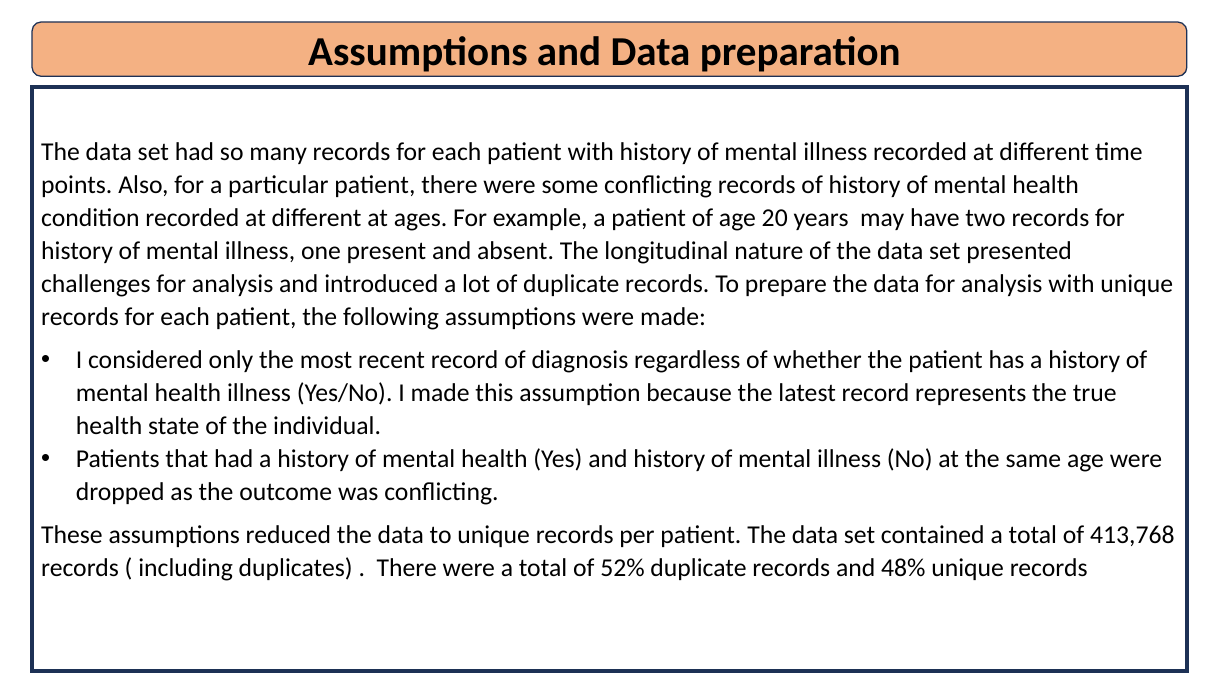
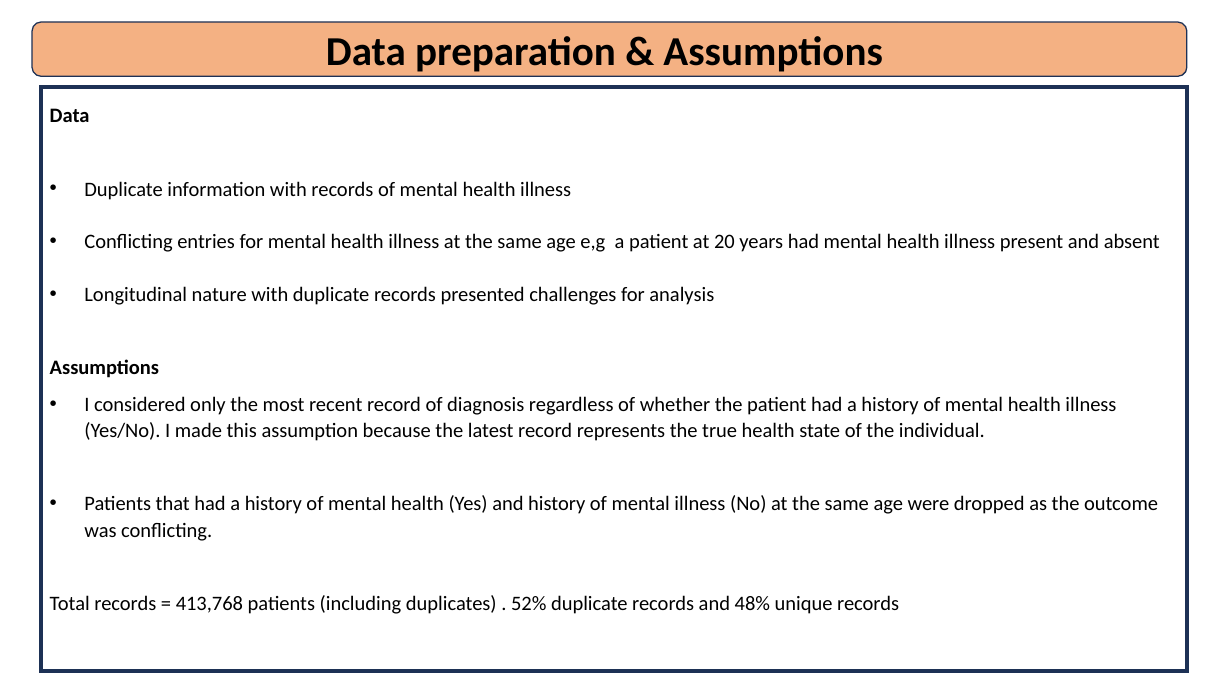
Before and after one commit to hnanji/PREDICTING-MH, a slide deck: slide 3 of reports/mental.health.pptx (slide 2 before the commit). Drawn at 1232x693 pixels with LibreOffice and Linux fonts; fonts in the diff are those of the drawing. Boxes give left, top, right and bottom in pixels: in the first picture for what was removed or moved away, otherwise in the second. Text is boxed around its words. In the diff, an @@ line names an element or a change of style, - is before the commit and + after.

```diff
--- a/reports/mental.health.pptx
+++ b/reports/mental.health.pptx
@@ text in rounded rectangle at [326, 36, 883, 72]: text changed @@
-Assumptions and Data preparation
+Data preparation & Assumptions
@@ rectangle "Data": place and size @@
-rectangle "Data" at [32, 87, 1188, 671]
+rectangle "Data" at [41, 87, 1187, 671]
@@ text in rectangle at [50, 108, 1160, 441]: text changed; size 20 to 16 pt @@
-The data set had so many records for each patient with history of mental illness recorded at different time points. Also, for a particular patient, there were some conflicting records of history of mental health condition recorded at different at ages. For example, a patient of age 20 years may have two records for history of mental illness, one present and absent. The longitudinal nature of the data set presented challenges for analysis and introduced a lot of duplicate records. To prepare the data for analysis with unique records for each patient, the following assumptions were made:
-• I considered only the most recent record of diagnosis regardless of whether the patient has a history of mental health illness (Yes/No). I made this assumption because the latest record represents the true health state of the individual.
+Data
+• Duplicate information with records of mental health illness
+• Conflicting entries for mental health illness at the same age e,g a patient at 20 years had mental health illness present and absent
+• Longitudinal nature with duplicate records presented challenges for analysis
+Assumptions
+• I considered only the most recent record of diagnosis regardless of whether the patient had a history of mental health illness (Yes/No). I made this assumption because the latest record represents the true health state of the individual.
@@ text in rectangle at [84, 495, 1158, 541]: size 20 to 16 pt in "Patients that had a history of mental ..." @@
@@ text in rectangle at [50, 595, 899, 614]: text changed; size 20 to 16 pt @@
-These assumptions reduced the data to unique records per patient. The data set contained a total of 413,768 records ( including duplicates) . There were a total of 52% duplicate records and 48% unique records
+Total records = 413,768 patients (including duplicates) . 52% duplicate records and 48% unique records
```
Also in this commit, not shown: 16 other slides changed, 4 slides added, 2 slides removed.
